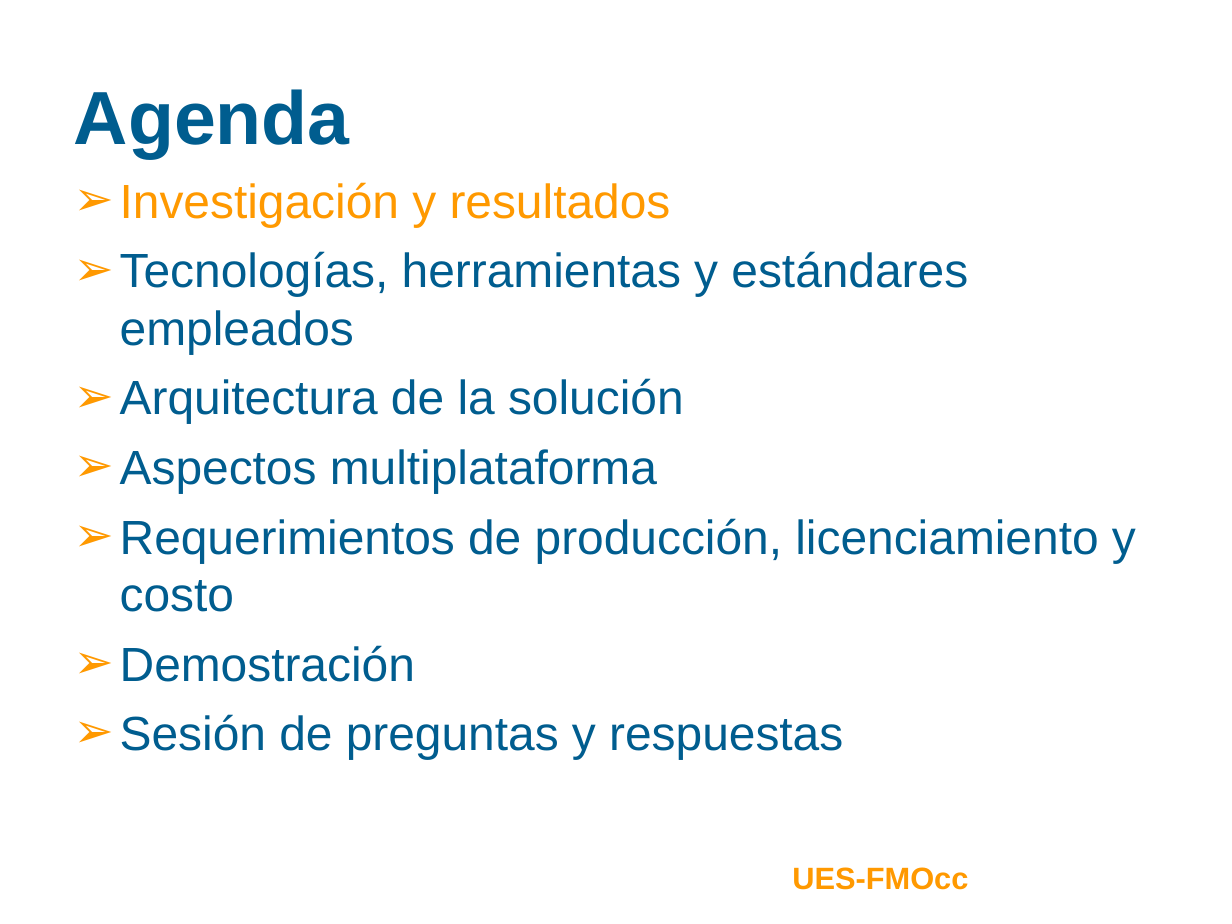
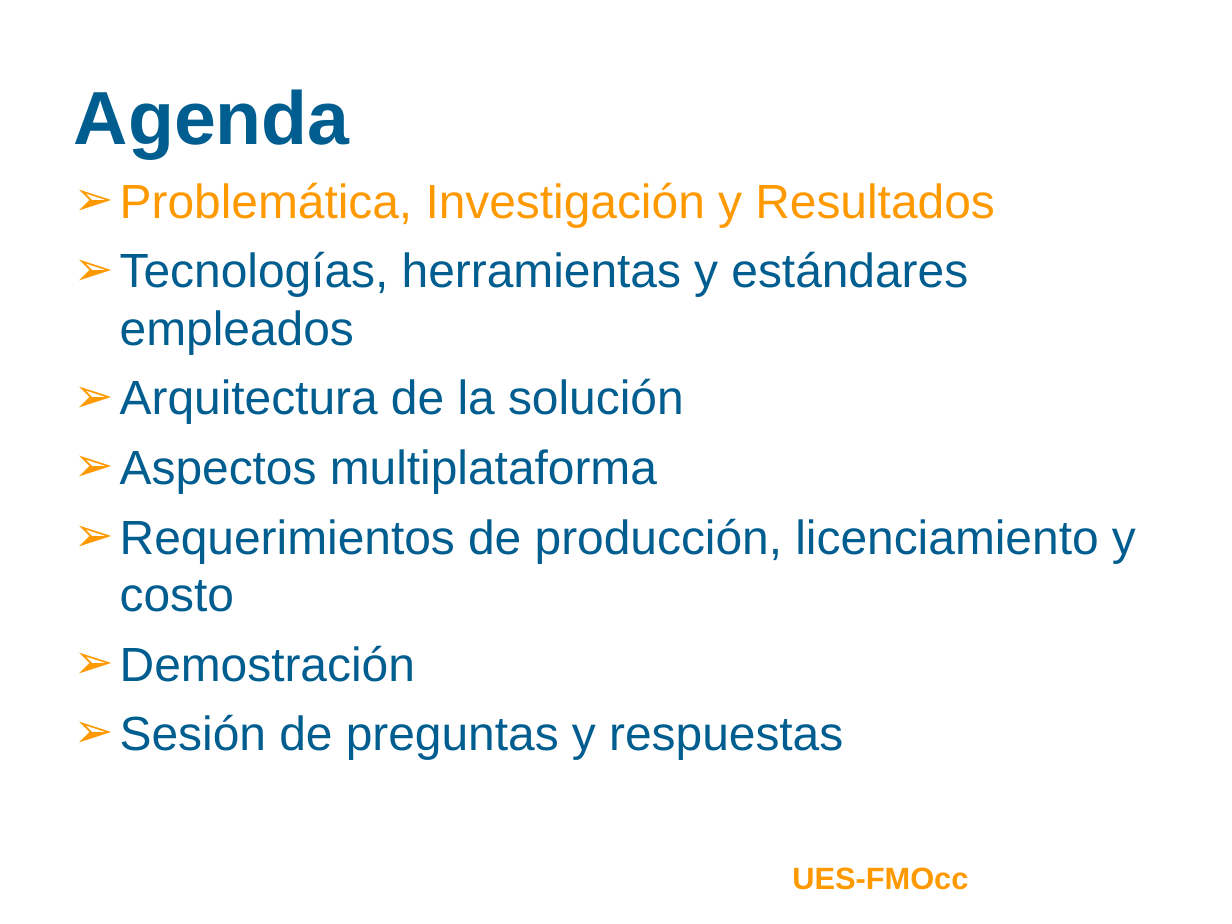
Before and after one commit to ramayac/jhard, a slide deck: slide 2 of presentaciones/segunda defensa/jhard-plantilla.ppt. Drawn at 1232x924 pixels with LibreOffice and Linux fonts; fonts in the diff are those of the drawing; background and template pictures are left out. Boxes give left, top, right and bottom in pixels: in the first picture for what was removed or moved away, otherwise in the second. Text is boxed around its words. In the diff, an @@ line names an element or a change of style, - is before the commit and + after.

```diff
--- a/presentaciones/segunda defensa/jhard-plantilla.ppt
+++ b/presentaciones/segunda defensa/jhard-plantilla.ppt
@@ text at [120, 182, 994, 227]: text changed @@
-➢ Investigación y resultados
+➢ Problemática, Investigación y Resultados
```
Also in this commit, not shown: 2 other slides changed, 10 slides added.
